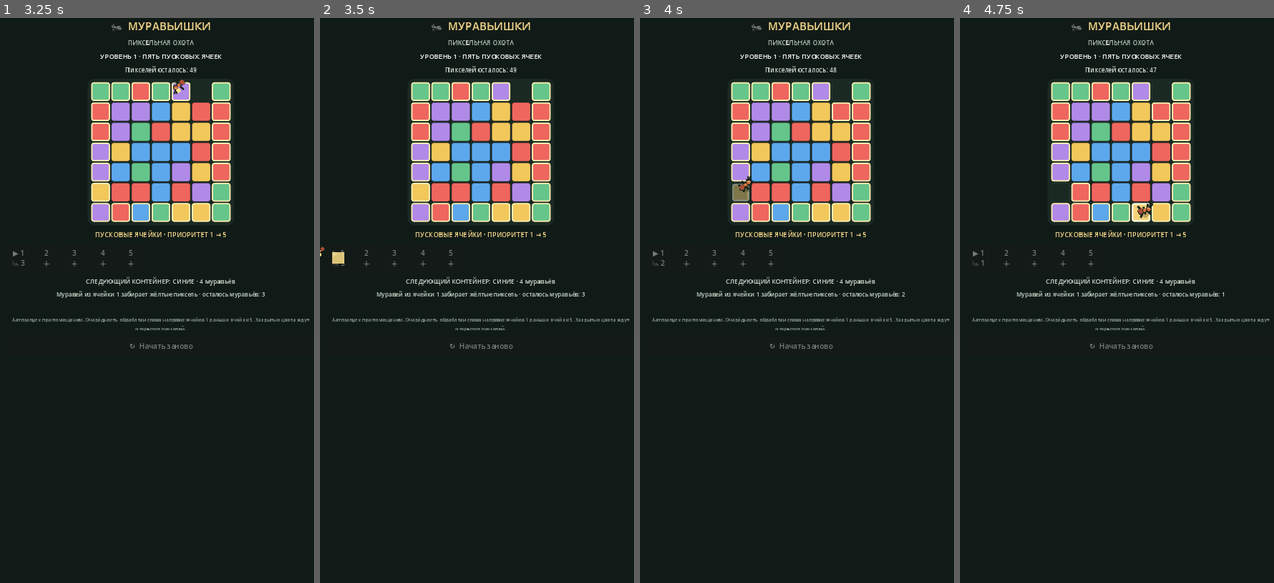
Above: before the commit, frames 1-4 (left to right).
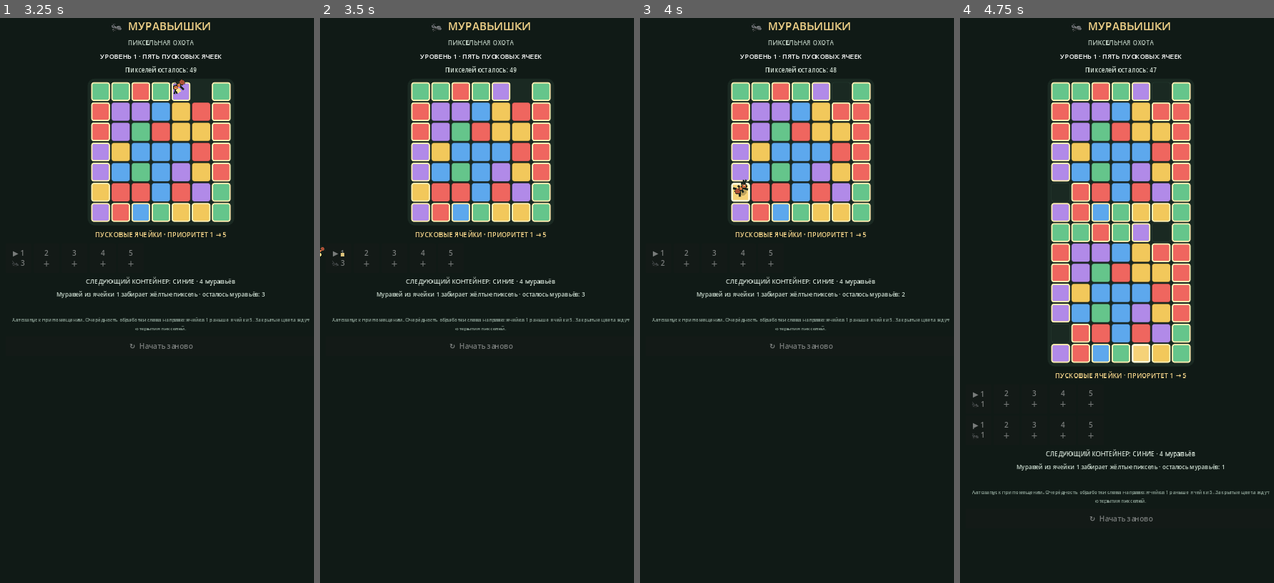
Above: after the commit, the same moments.

Repository: MaiklLX/Ants-Pixel-Hunt
Game: Godot game, scene res://scenes/main.tscn
Two runs of this game, one before a commit and one after it. Both use one fixed random seed, a clock stepped at 60 frames per second and the inputs below.
Inputs:
- Up to frame 1 (3.25 s): click "↻ Начать заново" at 0.5 s; click "↻ Начать заново" at 1.25 s; click "↻ Начать заново" at 2 s; click "1 ＋" at 2.75 s
- Up to frame 2 (3.5 s): no input
- Up to frame 3 (4 s): no input
- Up to frame 4 (4.75 s): no input

Frame 1 is identical in both runs. In frame 2, less than 0.1% of the frame differs, in the area x 3-8%, y 41-44%; in frame 3, 0.2%; in frame 4, 12%, in the area x 3-99%, y 32-90%.

Commit message:
Add animated pixel handoff into launch slot

Diff:
--- a/scripts/main.gd
+++ b/scripts/main.gd
@@ -400,6 +400,23 @@
 	tween.tween_property(ant, "scale", Vector2(0.82, 0.82), 0.22).set_trans(Tween.TRANS_SINE).set_ease(Tween.EASE_IN_OUT)
 	await tween.finished
 	if is_instance_valid(ant):
+		# Отделяем добытый пиксель от муравья и анимируем его передачу внутрь ячейки.
+		var delivery := ColorRect.new()
+		delivery.color = Color("#ffe08a")
+		delivery.size = Vector2(9, 9)
+		delivery.mouse_filter = Control.MOUSE_FILTER_IGNORE
+		fx_layer.add_child(delivery)
+		delivery.position = end_global - fx_layer.global_position + Vector2(8, -7) - delivery.size * 0.5
+		delivery.pivot_offset = delivery.size * 0.5
+		var delivery_tween := create_tween()
+		delivery_tween.set_parallel(true)
+		delivery_tween.tween_property(delivery, "position", end_global - fx_layer.global_position - delivery.size * 0.5, 0.13).set_trans(Tween.TRANS_BACK).set_ease(Tween.EASE_IN)
+		delivery_tween.tween_property(delivery, "scale", Vector2(0.18, 0.18), 0.13).set_trans(Tween.TRANS_QUAD).set_ease(Tween.EASE_IN)
+		delivery_tween.tween_property(delivery, "modulate:a", 0.0, 0.13).set_trans(Tween.TRANS_SINE).set_ease(Tween.EASE_IN)
+		await delivery_tween.finished
+		if is_instance_valid(delivery):
+			delivery.queue_free()
+
 		var pulse := ColorRect.new()
 		pulse.color = Color("#ffe08a")
 		pulse.size = Vector2(12, 12)
